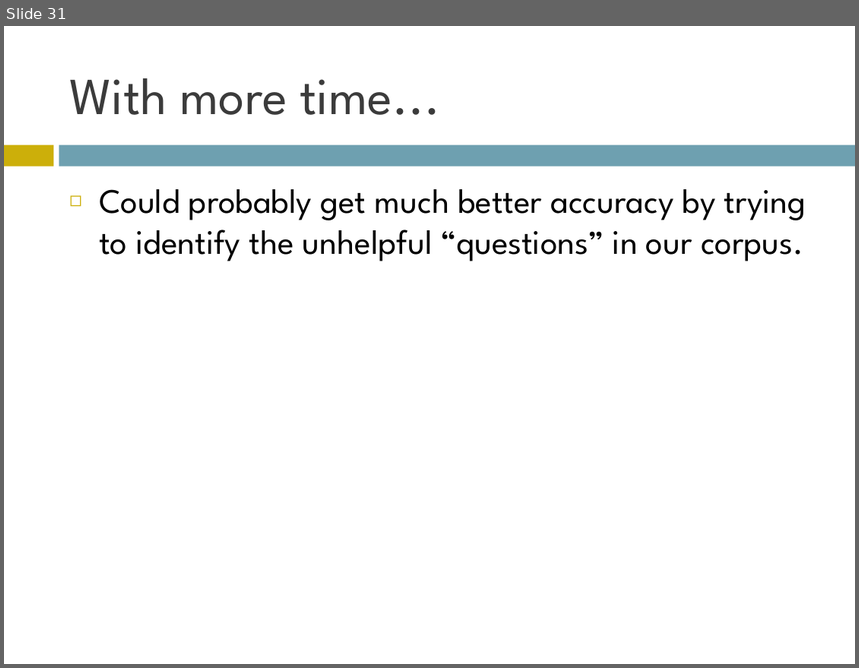
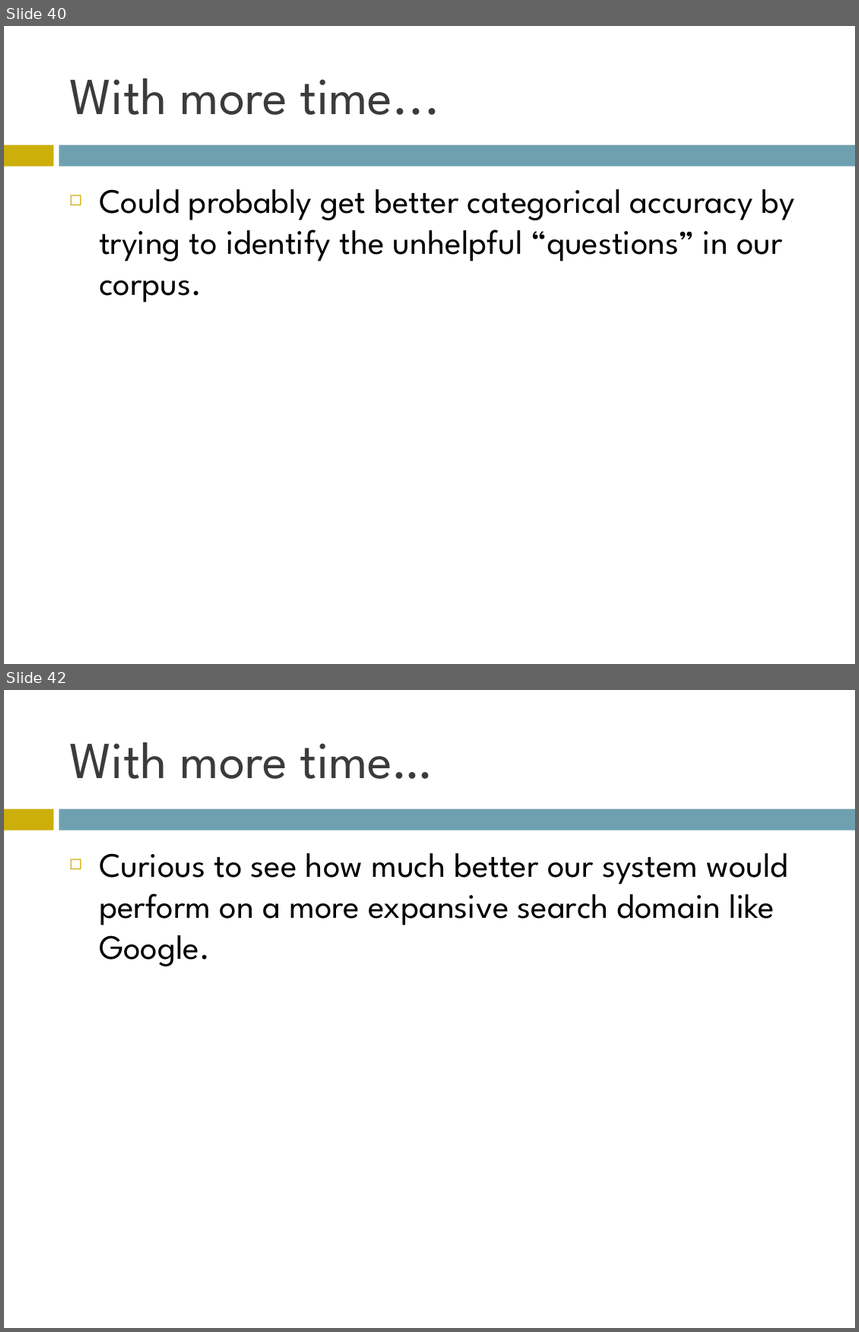
Before and after one commit to AndrewFM/NLPFinal, a slide deck: QA Presentation.ppt. Shown one above the other, each under a label of ours: slide 31 before the commit, slides 40 and 42 after it; the slides between them are not shown. The pictures are 859x668 and 859x1332 pixels, drawn with LibreOffice and Linux fonts; fonts in the diff are those of the drawing. Boxes give left, top, right and bottom in pixels: in the first picture for what was removed or moved away, otherwise in the second. Text is boxed around its words. In the diff, an @@ line names an element or a change of style, - is before the commit and + after.

```diff
--- a/QA Presentation.ppt
+++ b/QA Presentation.ppt
@@ slide 42 added at bbox=[4, 690, 855, 1328], background #FFFFFF; not listed: 2 template elements that a slide beside it also shows @@
@@ title added at bbox=[69, 742, 433, 779], 44 pt, text #3B3B3B @@
+With more time…
@@ text added at bbox=[99, 853, 789, 967], 29 pt, text #000000 @@
+◻ Curious to see how much better our system would perform on a more expansive search domain like Google.
@@ what was slide 31 is now slide 40 @@
@@ slide 40 changed as well @@
@@ text at bbox=[99, 189, 795, 303]: text changed @@
-◻ Could probably get much better accuracy by trying to identify the unhelpful “questions” in our corpus.
+◻ Could probably get better categorical accuracy by trying to identify the unhelpful “questions” in our corpus.
```
Also in this commit, not shown: 2 other slides changed, 12 other slides added, 2 slides removed, 4 other files.
